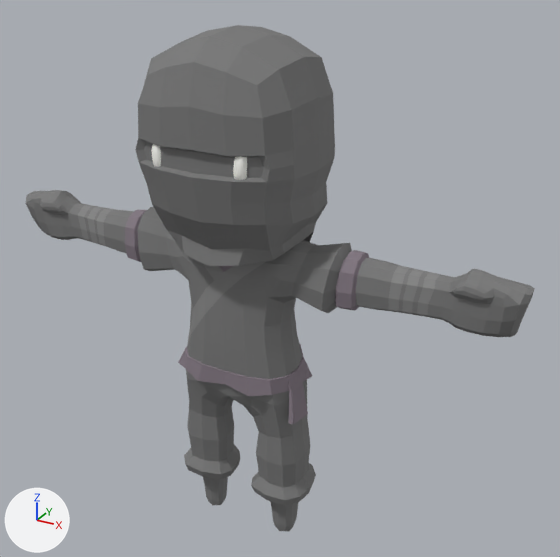
Renders of the glTF model client/public/assets/characters/Ninja_Male.glb from each side of a commit.
Before and after are seen from a camera (50 mm lens) standing at (0.558, -0.898, 0.906) and looking at (0.039, 0.046, 0.435). The lights are fixed; the arrows at lower left show +X, +Y and +Z. The older version comes first. Where no turn or scale is listed for an object, it has been applied to the vertices. Vertices at exactly the same position are counted once.

The older version as bpy lines, for what is in view:
```python
me_mesh_0 = bpy.data.meshes.new('Mesh_0')
me_mesh_0.from_pydata(...)  # 1368 vertices, 2720 faces; spans x -0.414..0.414, y -0.115..0.128, z -0.005..0.802
me_mesh_0.materials.append(mat_material_0)
ob_body = bpy.data.objects.new('Body', me_mesh_0)
ob_body.location = (0.0, 0.0, 0.0)
```
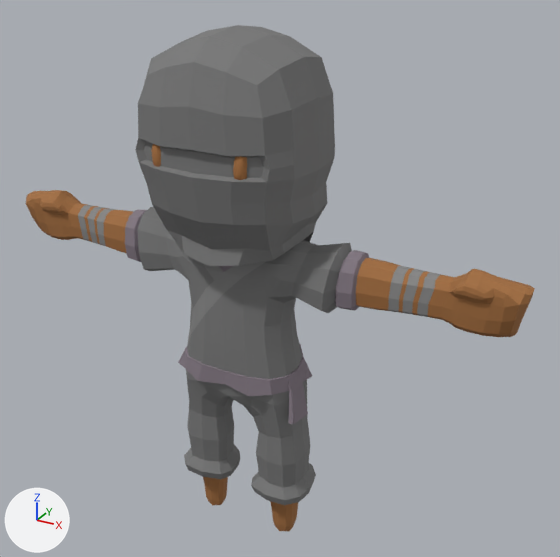
Boxes [x1, y1, x2, y2] around the edits, measured in the pictures (560 x 557 px):
part 1 of me_mesh_0, recoloured
    both: [26, 190, 535, 532]
part 2 of me_mesh_0, recoloured
    both: [151, 144, 247, 180]

What the commit changed:
me_mesh_0 has 1368 vertices, 2720 faces and spans x -0.414..0.414, y -0.115..0.128, z -0.005..0.802.
me_mesh_0 is used by ob_body; location (0.0, 0.0, 0.0).
me_mesh_0 part 1: 952 faces centred in x -0.413..0.413, y -0.028..0.035, z -0.003..0.528 are repainted in the vertex colours; the middle colour goes from grey #797979 to brown #a26d3d.
me_mesh_0 part 2: 160 faces centred in x -0.072..0.072, y -0.107..-0.087, z 0.625..0.666 are repainted in the vertex colours; the middle colour goes from white #fffff9 to brown #a8713f.
